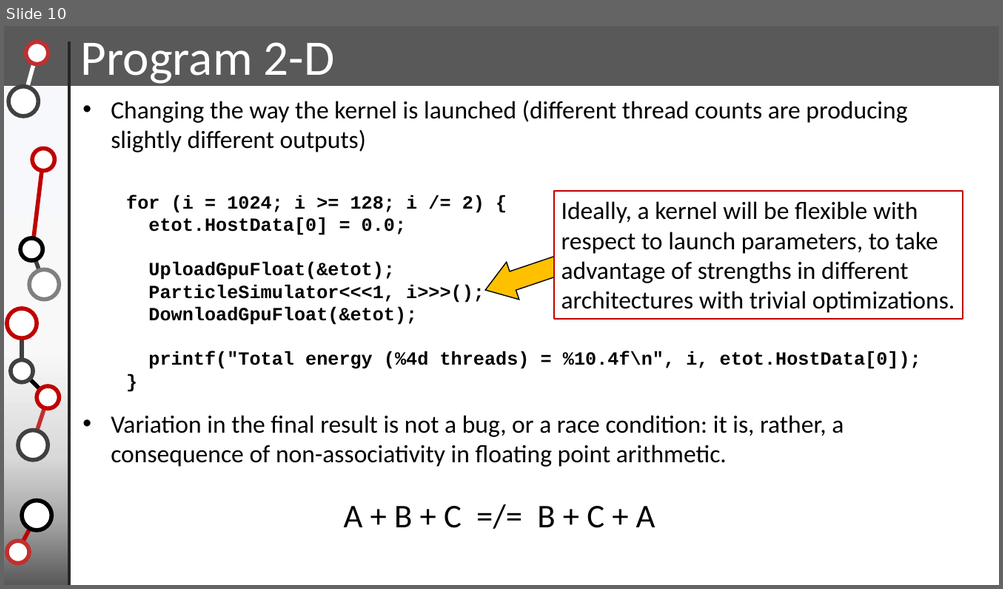
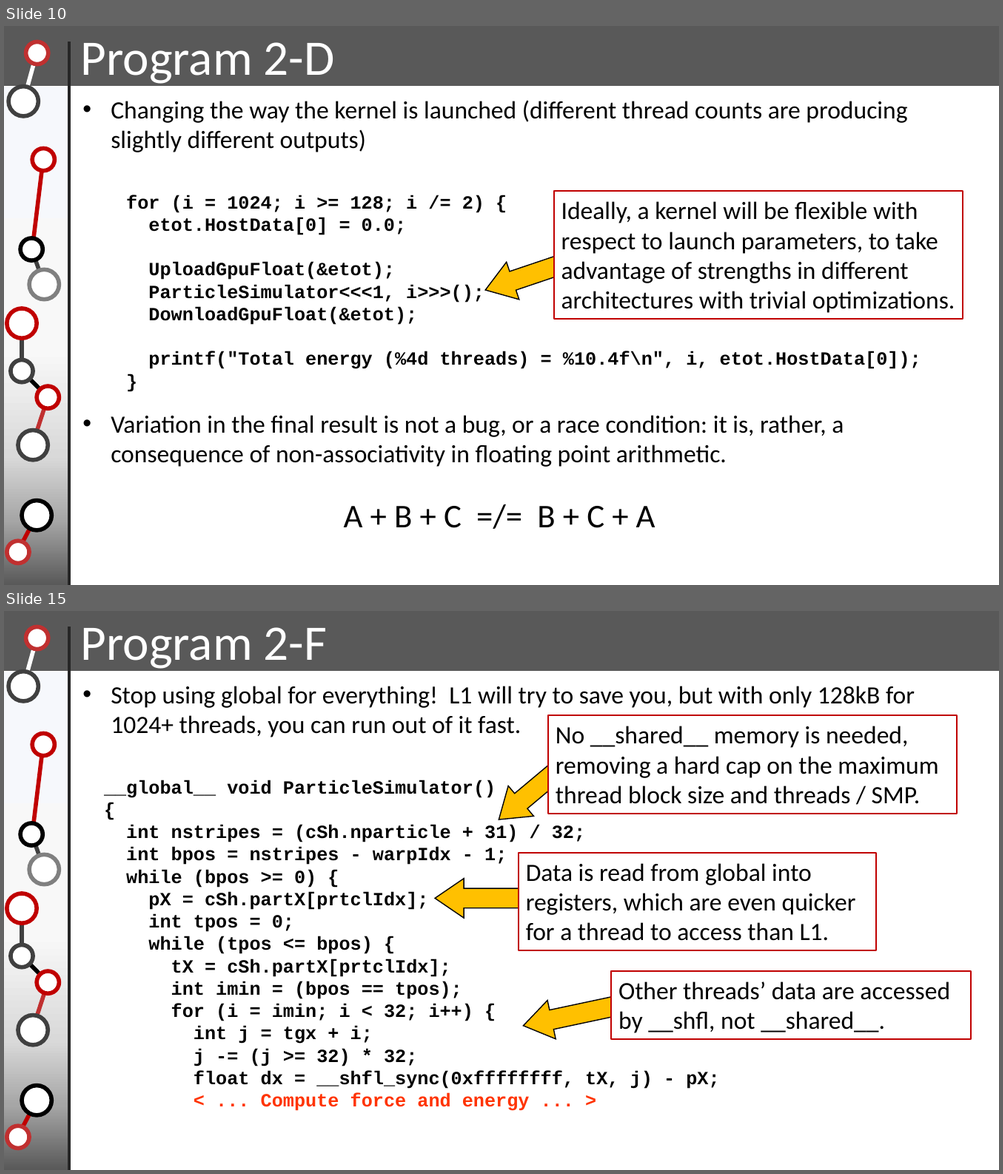
Before and after one commit to wadejong/Summer-School-Materials, a slide deck: Wednesday-morning/TutorialsCUDA/ProgrammingHandsOn.pptx. Shown one above the other, each under a label of ours: slide 10 before the commit, slides 10 and 15 after it; the slides between them are not shown. The pictures are 1003x589 and 1003x1174 pixels, drawn with LibreOffice and Linux fonts; fonts in the diff are those of the drawing. Boxes give left, top, right and bottom in pixels: in the first picture for what was removed or moved away, otherwise in the second. Text is boxed around its words. In the diff, an @@ line names an element or a change of style, - is before the commit and + after.

Commit message:
Updates to the example supporting slides and a couple more new programs.

```diff
--- a/Wednesday-morning/TutorialsCUDA/ProgrammingHandsOn.pptx
+++ b/Wednesday-morning/TutorialsCUDA/ProgrammingHandsOn.pptx
@@ slide 15 added at (4, 611, 999, 1170), background #FFFFFF @@
@@ rectangle added at (4, 611, 999, 671), fill #595959, outline #595959 1 pt @@
@@ ellipse added at (25, 627, 48, 649), fill #FFFFFF, outline #C03030 4 pt @@
@@ line added from (69, 627) to (69, 1170), #262626 3 pt @@
@@ text added at (81, 627, 327, 672), 48 pt, text #FFFFFF @@
+Program 2-F
@@ line added from (37, 638) to (23, 686), #FFFFFF 4 pt @@
@@ rectangle added at (4, 672, 69, 1170), fill gradient #F6F8FC to #F8F8F8 to #D9D9D9 to #A6A6A6 to #595959 @@
@@ ellipse added at (8, 672, 38, 701), fill #FFFFFF, outline #404040 4 pt @@
@@ text added at (111, 686, 914, 738), 24 pt, text #000000 @@
+• Stop using global for everything! L1 will try to save you, but with only 128kB for 1024+ threads, you can run out of it fast.
@@ rectangle added at (548, 715, 957, 813), fill #FFFFFF, outline #C00000 1.5 pt, 24 pt, text #000000 @@
+No __shared__ memory is needed, removing a hard cap on the maximum thread block size and threads / SMP.
@@ line added from (32, 834) to (43, 742), #C00000 4 pt @@
@@ ellipse added at (32, 733, 55, 756), fill #FFFFFF, outline #C00000 4 pt @@
@@ right arrow added at (486, 746, 583, 835), fill #FFC000, outline #000000 1 pt @@
@@ text added at (104, 780, 719, 1111), 18 pt, text #000000, bold @@
+__global__ void ParticleSimulator()
+{
+int nstripes = (cSh.nparticle + 31) / 32;
+int bpos = nstripes - warpIdx - 1;
+while (bpos >= 0) {
+pX = cSh.partX[prtclIdx];
+int tpos = 0;
+while (tpos <= bpos) {
+tX = cSh.partX[prtclIdx];
+int imin = (bpos == tpos);
+for (i = imin; i < 32; i++) {
+int j = tgx + i;
+j -= (j >= 32) * 32;
+float dx = __shfl_sync(0xffffffff, tX, j) - pX;
+< ... Compute force and energy ... >
@@ ellipse added at (20, 823, 42, 846), fill #FFFFFF, outline #000000 4 pt @@
@@ line added from (31, 834) to (44, 869), #404040 4 pt @@
@@ rectangle added at (518, 853, 876, 951), fill #FFFFFF, outline #C00000 1.5 pt, 24 pt, text #000000 @@
+Data is read from global into registers, which are even quicker for a thread to access than L1.
@@ ellipse added at (29, 855, 60, 885), fill #FFFFFF, outline #808080 4 pt @@
@@ ellipse added at (7, 894, 37, 923), fill #FFFFFF, outline #C00000 4 pt @@
@@ right arrow added at (435, 879, 552, 918), fill #FFC000, outline #000000 1 pt @@
@@ line added from (22, 908) to (22, 957), #404040 4 pt @@
@@ ellipse added at (11, 945, 33, 968), fill #FFFFFF, outline #404040 4 pt @@
@@ line added from (48, 982) to (22, 957), #000000 4 pt @@
@@ line added from (48, 982) to (32, 1031), #C03030 4 pt @@
@@ ellipse added at (37, 971, 60, 994), fill #FFFFFF, outline #C00000 4 pt @@
@@ right arrow added at (519, 982, 642, 1046), fill #FFC000, outline #000000 1 pt @@
@@ rectangle added at (612, 971, 971, 1039), fill #FFFFFF, outline #C00000 1.5 pt, 24 pt, text #000000 @@
+Other threads’ data are accessed by __shfl, not __shared__.
@@ ellipse added at (18, 1015, 48, 1045), fill #FFFFFF, outline #404040 4 pt @@
@@ ellipse added at (22, 1086, 52, 1116), fill #FFFFFF, outline #000000 4 pt @@
@@ line added from (18, 1137) to (37, 1101), #C00000 4 pt @@
@@ ellipse added at (7, 1127, 29, 1149), fill #FFFFFF, outline #C03030 4 pt @@
```
Also in this commit, not shown: 3 slides changed, 7 other slides added, 2 other files.
